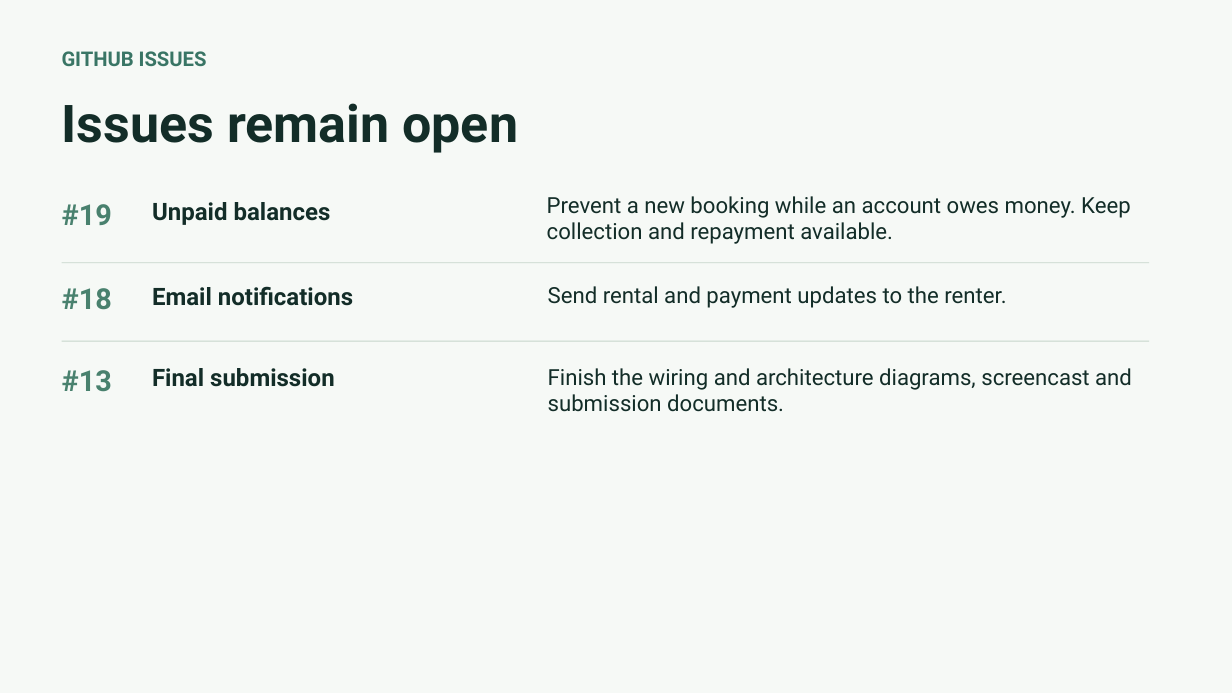
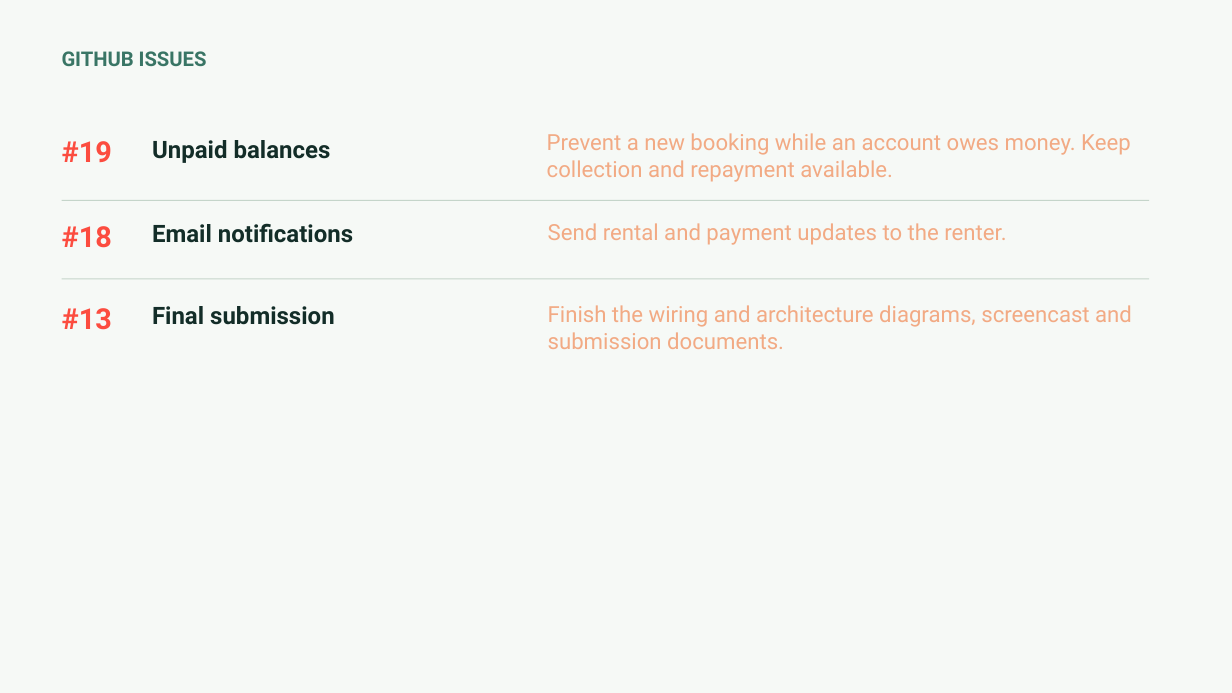
Before and after one commit to nikitsya/UniStow, a slide deck: slide 10 of docs/presentations/UniStow-Progress-Review-2026-11-11.pptx. Drawn at 1232x693 pixels with LibreOffice and Linux fonts; fonts in the diff are those of the drawing. Boxes give left, top, right and bottom in pixels: in the first picture for what was removed or moved away, otherwise in the second. Text is boxed around its words. In the diff, an @@ line names an element or a change of style, - is before the commit and + after.

```diff
--- a/docs/presentations/UniStow-Progress-Review-2026-11-11.pptx
+++ b/docs/presentations/UniStow-Progress-Review-2026-11-11.pptx
@@ text removed at (x1=62, y1=103, x2=518, y2=153) @@
-Issues remain open
@@ text colour #132D28 to #F2AA84 in 3 elements at (x1=548, y1=223, x2=1006, y2=245), (x1=548, y1=305, x2=1132, y2=349), (x1=547, y1=133, x2=1131, y2=182) @@
@@ 3 texts, 1 rectangle moved together from (x1=62, y1=262, x2=1150, y2=310) to (x1=62, y1=200, x2=1150, y2=248) @@
@@ 6 texts, 1 rectangle moved together from (x1=62, y1=196, x2=1150, y2=412) to (x1=62, y1=133, x2=1150, y2=349) @@
@@ text colour #49816E to #FC4C3F in 3 elements at (x1=62, y1=226, x2=112, y2=248), (x1=62, y1=141, x2=112, y2=162), (x1=62, y1=308, x2=112, y2=330) @@
```
Also in this commit, not shown: 9 other slides changed.
